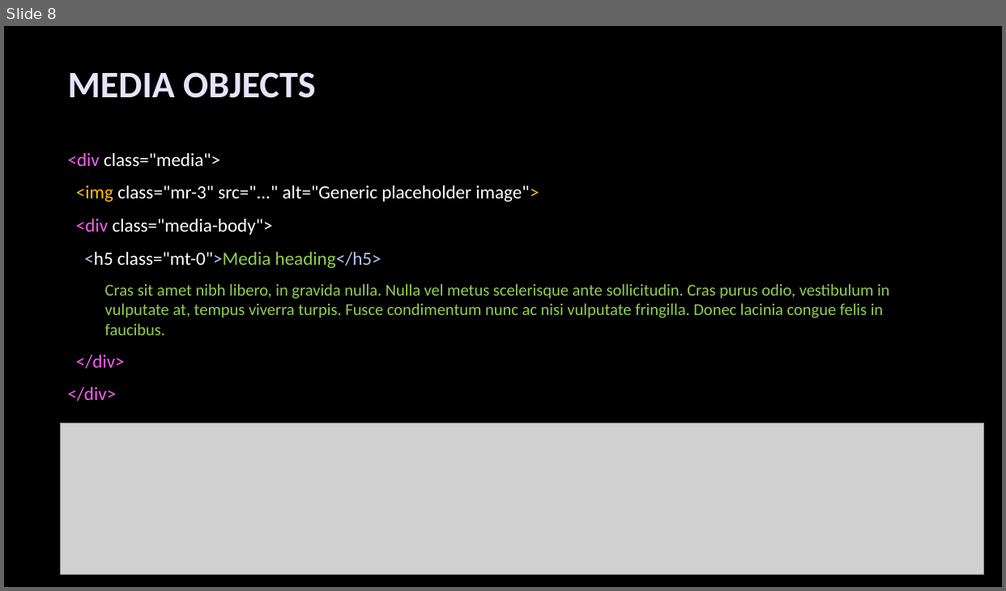
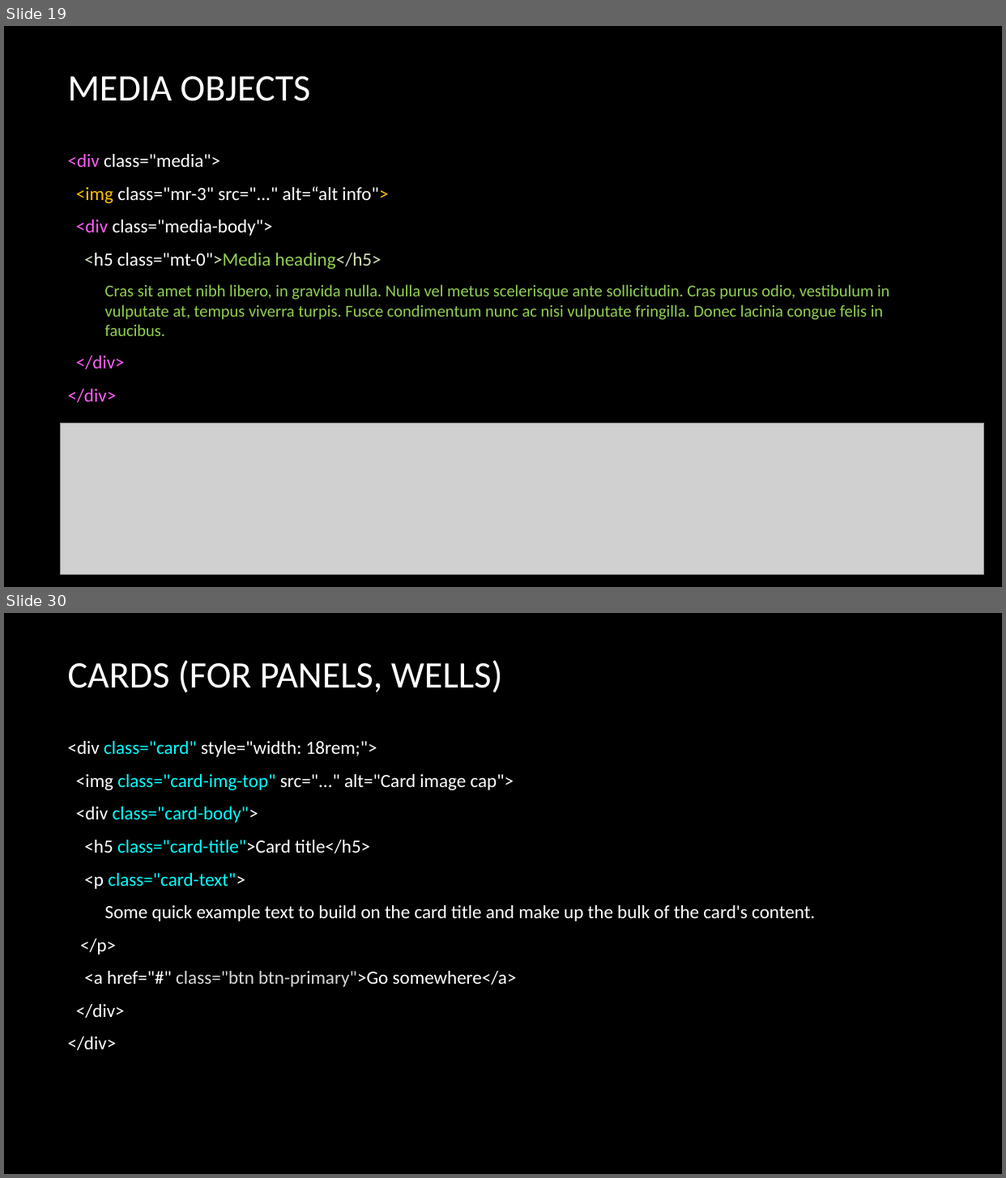
Before and after one commit to deepavn/bootstrap4, a slide deck: material/Bootstrap_Layout.pptx. Shown one above the other, each under a label of ours: slide 8 before the commit, slides 19 and 30 after it; the slides between them are not shown. The pictures are 1006x591 and 1006x1178 pixels, drawn with LibreOffice and Linux fonts; fonts in the diff are those of the drawing; grey boxes stand for pictures; background and template pictures are left out. Boxes give left, top, right and bottom in pixels: in the first picture for what was removed or moved away, otherwise in the second. Text is boxed around its words. In the diff, an @@ line names an element or a change of style, - is before the commit and + after.

```diff
--- a/material/Bootstrap_Layout.pptx
+++ b/material/Bootstrap_Layout.pptx
@@ slide 30 added at (x1=4, y1=613, x2=1002, y2=1174), background picture (left out) @@
@@ title added at (x1=68, y1=660, x2=503, y2=693), 36 pt, text #FFFFFF @@
+CARDS (FOR PANELS, WELLS)
@@ text added at (x1=68, y1=741, x2=815, y2=1050), 18 pt, text #FFFFFF @@
+<div class="card" style="width: 18rem;">
+<img class="card-img-top" src="..." alt="Card image cap">
+<div class="card-body">
+<h5 class="card-title">Card title</h5>
+<p class="card-text">
+Some quick example text to build on the card title and make up the bulk of the card's content.
+</p>
+<a href="#" class="btn btn-primary">Go somewhere</a>
+</div>
+</div>
@@ what was slide 8 is now slide 19 @@
@@ slide 19 changed as well @@
@@ title "MEDIA OBJECTS" at (x1=68, y1=76, x2=311, y2=101): text colour #E7E3F9 to #FFFFFF, bold off @@
@@ text at (x1=76, y1=186, x2=388, y2=203): text changed @@
-<img class="mr-3" src="..." alt="Generic placeholder image">
+<img class="mr-3" src="..." alt=“alt info">
@@ text at (x1=84, y1=253, x2=381, y2=269): text colour #B5C8F5 to #D3E3B7 in "<h5 class="mt-0">Media heading</h5>" @@
```
Also in this commit, not shown: 5 other slides changed, 27 other slides added, 2 slides removed, 2 other files.
